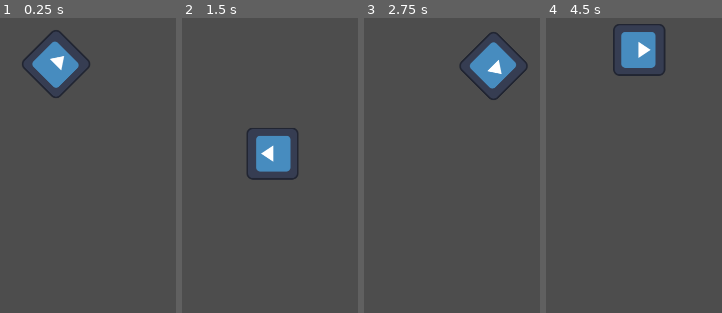
Above: before the commit, frames 1-4 (left to right).
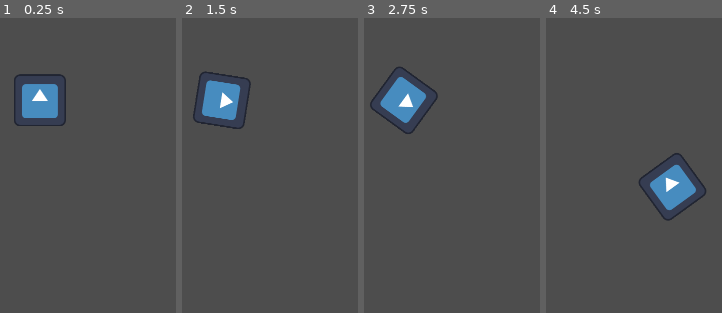
Above: after the commit, the same moments.

Repository: jiahaoxiang2000/hello-godot
Game: Godot game, scene res://sense/gd.tscn
Two runs of this game, one before a commit and one after it. Both use one fixed random seed, a clock stepped at 60 frames per second and the inputs below. This scene is started directly instead of the project's main scene. The engine's default icon, where the game draws it, is replaced by a stand-in: a white triangle on a blue panel in a dark square.
Inputs:
- Up to frame 1 (0.25 s): no input
- Up to frame 2 (1.5 s): hold Right (ui_right) 0.53-1.28 s; hold Left (ui_left) from 1.28 s (still down)
- Up to frame 3 (2.75 s): release Left (ui_left) at 2.03 s; hold Right (ui_right) from 2.03 s (still down)
- Up to frame 4 (4.5 s): release Right (ui_right) at 2.78 s; hold Up (ui_up) 2.78-3.53 s; hold Left (ui_left) from 3.53 s (still down)

The runs differ from the first frame. In frame 1, 5.8% of the frame differs, in the area x 7-52%, y 4-37%; in frame 2, 6.0%; in frame 3, 6.3%; in frame 4, 6.3%, in the area x 38-91%, y 2-69%.

Commit message:
add the input action for the game

Diff:
--- a/project.godot
+++ b/project.godot
@@ -19,3 +19,20 @@
 
 window/size/viewport_width=1960
 window/size/viewport_height=1080
+
+[input]
+
+ui_left={
+"deadzone": 0.5,
+"events": [Object(InputEventKey,"resource_local_to_scene":false,"resource_name":"","device":0,"window_id":0,"alt_pressed":false,"shift_pressed":false,"ctrl_pressed":false,"meta_pressed":false,"pressed":false,"keycode":4194319,"physical_keycode":0,"key_label":0,"unicode":0,"location":0,"echo":false,"script":null)
+, Object(InputEventJoypadButton,"resource_local_to_scene":false,"resource_name":"","device":0,"button_index":13,"pressure":0.0,"pressed":false,"script":null)
+, Object(InputEventJoypadMotion,"resource_local_to_scene":false,"resource_name":"","device":0,"axis":0,"axis_value":-1.0,"script":null)
+]
+}
+ui_right={
+"deadzone": 0.5,
+"events": [Object(InputEventKey,"resource_local_to_scene":false,"resource_name":"","device":0,"window_id":0,"alt_pressed":false,"shift_pressed":false,"ctrl_pressed":false,"meta_pressed":false,"pressed":false,"keycode":4194321,"physical_keycode":0,"key_label":0,"unicode":0,"location":0,"echo":false,"script":null)
+, Object(InputEventJoypadButton,"resource_local_to_scene":false,"resource_name":"","device":0,"button_index":14,"pressure":0.0,"pressed":false,"script":null)
+, Object(InputEventJoypadMotion,"resource_local_to_scene":false,"resource_name":"","device":0,"axis":0,"axis_value":1.0,"script":null)
+]
+}
--- a/script/gd.gd
+++ b/script/gd.gd
@@ -8,8 +8,16 @@
 
 
 func _process(delta):
-	rotation += angular_speed * delta
+	var direction = 0
+	if Input.is_action_pressed("ui_left"):
+		direction = -1
+	if Input.is_action_pressed("ui_right"):
+		direction = 1
 
-	var velocity = Vector2.UP.rotated(rotation) * speed
+	rotation += angular_speed * direction * delta
+
+	var velocity = Vector2.ZERO
+	if Input.is_action_pressed("ui_up"):
+		velocity = Vector2.UP.rotated(rotation) * speed
 
 	position += velocity * delta
